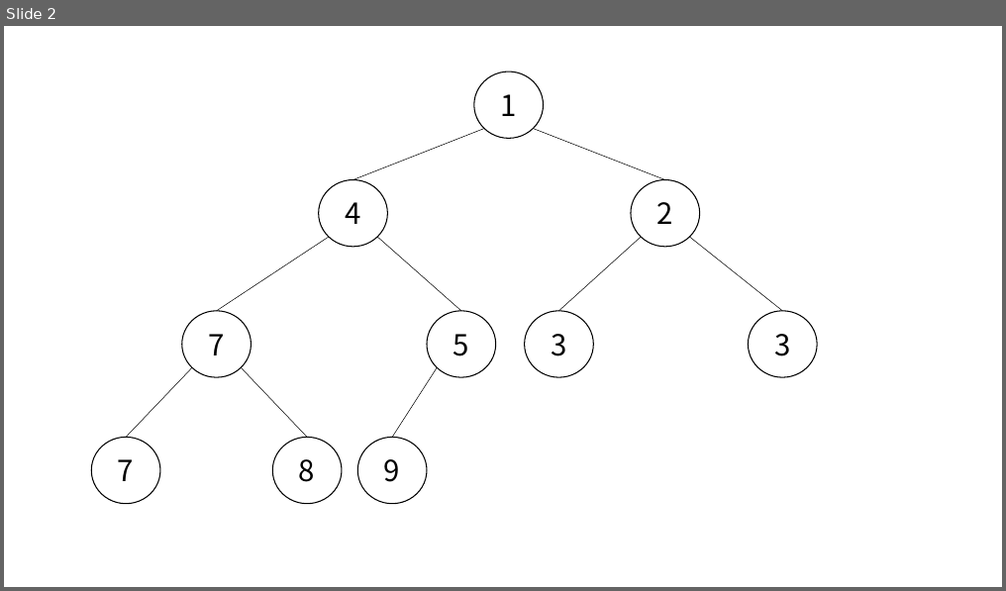
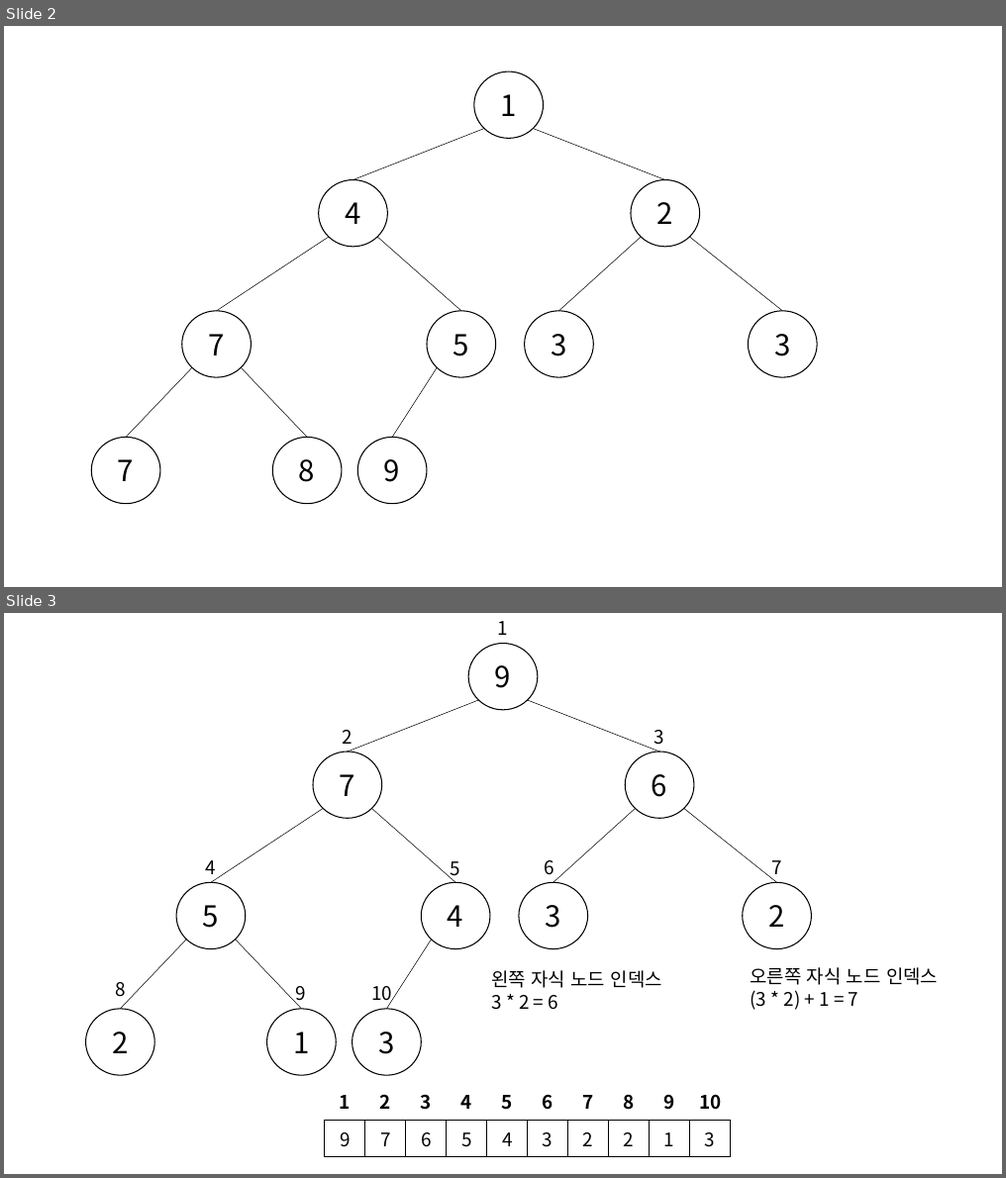
Before and after one commit to glitter1221/algorithm, a slide deck: heap/heap.pptx. Shown one above the other, each under a label of ours: slide 2 before the commit, slides 2 and 3 after it. The pictures are 1006x591 and 1006x1178 pixels, drawn with LibreOffice and Linux fonts; fonts in the diff are those of the drawing. Boxes give left, top, right and bottom in pixels: in the first picture for what was removed or moved away, otherwise in the second. Text is boxed around its words. In the diff, an @@ line names an element or a change of style, - is before the commit and + after.

```diff
--- a/heap/heap.pptx
+++ b/heap/heap.pptx
@@ slide 3 added at [4, 613, 1002, 1174], background #FFFFFF @@
@@ text added at [497, 621, 507, 635], 18 pt, text #000000 @@
+1
@@ ellipse added at [469, 643, 538, 710], outline #000000 1 pt, 28 pt, text #000000 @@
+9
@@ line added from (478, 700) to (348, 752), #000000 0.5 pt @@
@@ line added from (528, 700) to (659, 752), #000000 0.5 pt @@
@@ text added at [342, 730, 351, 744], 18 pt, text #000000 @@
+2
@@ text added at [654, 730, 664, 745], 18 pt, text #000000 @@
+3
@@ ellipse added at [313, 752, 382, 818], outline #000000 1 pt, 28 pt, text #000000 @@
+7
@@ ellipse added at [626, 752, 694, 818], outline #000000 1 pt, 28 pt, text #000000 @@
+6
@@ line added from (323, 808) to (211, 882), #000000 0.5 pt @@
@@ line added from (371, 808) to (455, 882), #000000 0.5 pt @@
@@ line added from (635, 808) to (553, 882), #000000 0.5 pt @@
@@ line added from (684, 808) to (777, 882), #000000 0.5 pt @@
@@ text added at [205, 861, 215, 874], 18 pt, text #000000 @@
+4
@@ text added at [450, 861, 460, 881], 18 pt, text #000000 @@
+5
@@ text added at [545, 861, 554, 875], 18 pt, text #000000 @@
+6
@@ text added at [771, 861, 781, 880], 18 pt, text #000000 @@
+7
@@ ellipse added at [176, 882, 245, 950], outline #000000 1 pt, 28 pt, text #000000 @@
+5
@@ ellipse added at [421, 882, 490, 950], outline #000000 1 pt, 28 pt, text #000000 @@
+4
@@ ellipse added at [519, 882, 588, 950], outline #000000 1 pt, 28 pt, text #000000 @@
+3
@@ ellipse added at [743, 882, 811, 950], outline #000000 1 pt, 28 pt, text #000000 @@
+2
@@ line added from (187, 940) to (120, 1009), #000000 0.5 pt @@
@@ line added from (236, 940) to (301, 1009), #000000 0.5 pt @@
@@ line added from (432, 940) to (386, 1009), #000000 0.5 pt @@
@@ text added at [749, 967, 938, 1010], 18 pt, text #000000 @@
+오른쪽 자식 노드 인덱스
+(3 * 2) + 1 = 7
@@ text added at [115, 982, 125, 997], 18 pt, text #000000 @@
+8
@@ text added at [296, 986, 306, 1006], 18 pt, text #000000 @@
+9
@@ text added at [371, 986, 392, 1006], 18 pt, text #000000 @@
+10
@@ text added at [491, 970, 662, 1010], 18 pt, text #000000 @@
+왼쪽 자식 노드 인덱스
+3 * 2 = 6
@@ ellipse added at [85, 1009, 154, 1075], outline #000000 1 pt, 28 pt, text #000000 @@
+2
@@ ellipse added at [266, 1009, 336, 1075], outline #000000 1 pt, 28 pt, text #000000 @@
+1
@@ ellipse added at [352, 1009, 421, 1075], outline #000000 1 pt, 28 pt, text #000000 @@
+3
@@ table added at [325, 1083, 729, 1157], 2 rows, 10 columns @@
+1 | 2 | 3 | 4 | 5 | 6 | 7 | 8 | 9 | 10
+9 | 7 | 6 | 5 | 4 | 3 | 2 | 2 | 1 | 3
```
Also in this commit, not shown: 9 other slides added, 11 other files.
